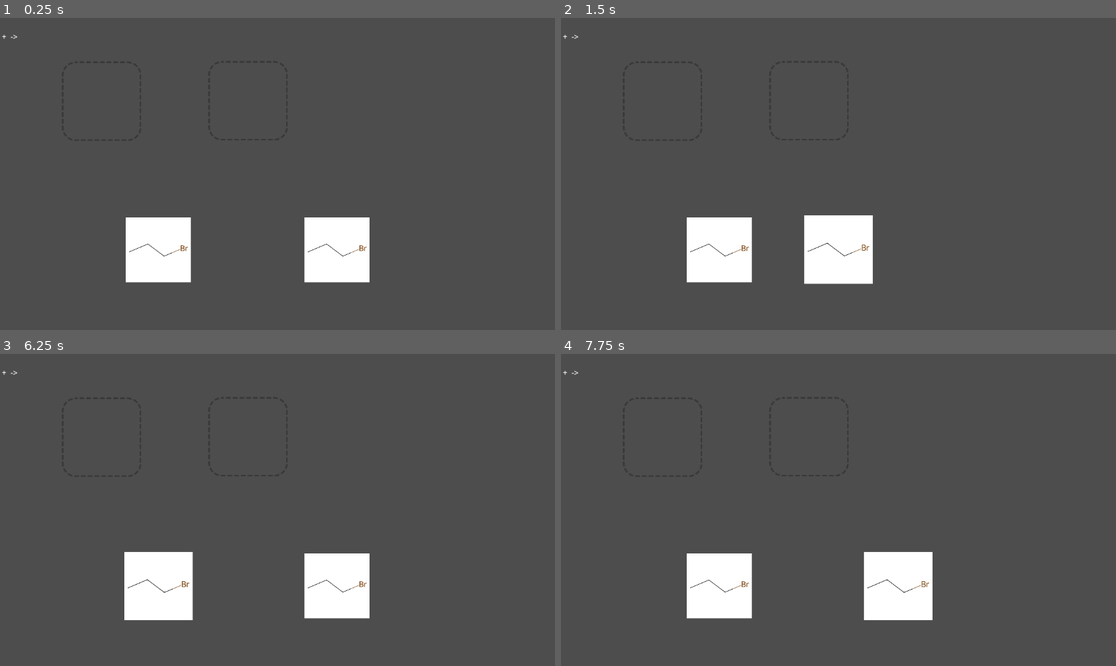
Above: before the commit, frames 1-4 (two rows, left to right).
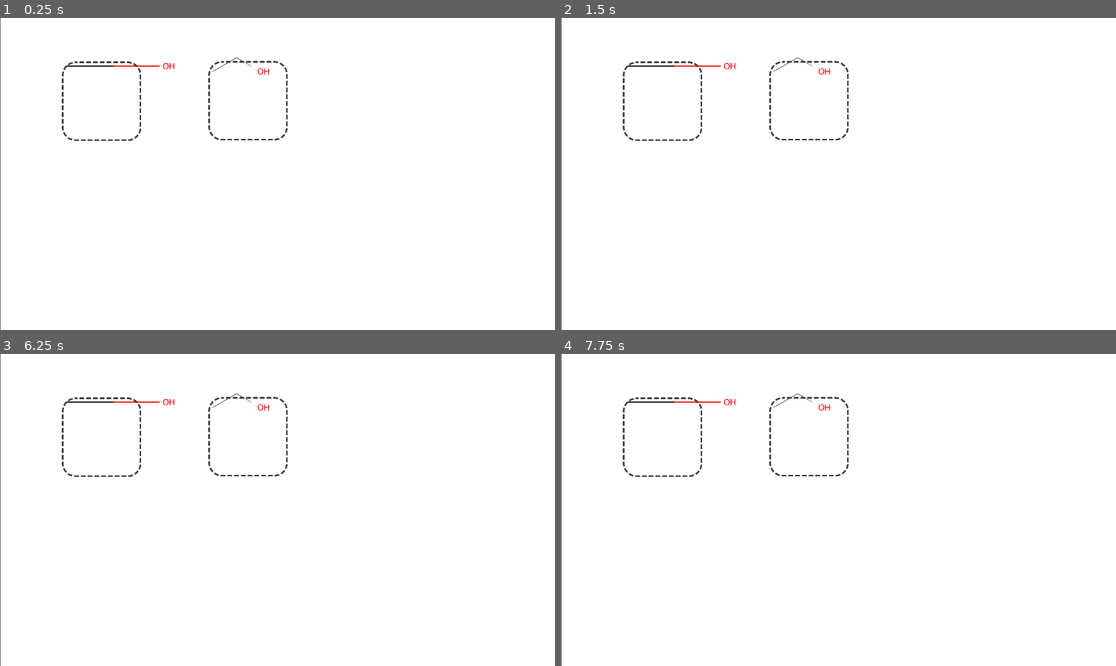
Above: after the commit, the same moments.

Repository: MuzaPro/organic-chem-quiz
Game: Godot game, scene res://scenes/quiz/QuizScreen.tscn
Two runs of this game, one before a commit and one after it. Both use one fixed random seed, a clock stepped at 60 frames per second and the inputs below.
Inputs (mouse positions are in pixels of both pictures, inside the frame that each line leads up to):
- Up to frame 1 (0.25 s): no input
- Up to frame 2 (1.5 s): tap Enter at 0.5 s; drag from (721, 248) to (899, 248) at 0.52 s; drag from (899, 248) to (721, 248) at 1.27 s
- Up to frame 3 (6.25 s): move the mouse to (333, 441) at 2.02 s; click (333, 441) at 2.17 s; tap Space at 2.75, 4.25, 5.75 s; drag from (249, 572) to (249, 435) at 2.77 s; tap Enter at 3.5, 5 s; move the mouse to (444, 556) at 3.52 s; click (444, 556) at 3.67 s; drag from (111, 463) to (249, 435) at 4.27 s; move the mouse to (305, 510) at 5.02 s; click (305, 510) at 5.17 s; drag from (194, 432) to (160, 584) at 5.77 s
- Up to frame 4 (7.75 s): move the mouse to (960, 494) at 6.52 s; click (960, 494) at 6.67 s; drag from (727, 525) to (899, 584) at 7.27 s

The runs differ from the first frame. In frame 1, 95% of the frame differs, in the area x 0-100%, y 0-100%; in frame 2, 95%; in frame 3, 95%; in frame 4, 95%.

Commit message:
Quiz Screen script to spawn molecules

Diff:
--- /dev/null
+++ b/organic-chem-quiz/assets/molecules/methanol.svg
@@ -0,0 +1,45 @@
+<?xml version='1.0' encoding='iso-8859-1'?>
+<svg version='1.1' baseProfile='full'
+              xmlns='http://www.w3.org/2000/svg'
+                      xmlns:rdkit='http://www.rdkit.org/xml'
+                      xmlns:xlink='http://www.w3.org/1999/xlink'
+                  xml:space='preserve'
+width='800px' height='800px' viewBox='0 0 800 800'>
+<!-- END OF HEADER -->
+<rect style='opacity:1.0;fill:#FFFFFF;stroke:none' width='800.0' height='800.0' x='0.0' y='0.0'> </rect>
+<path class='bond-0 atom-0 atom-1' d='M 150.9,399.8 L 366.1,399.8' style='fill:none;fill-rule:evenodd;stroke:#000000;stroke-width:6.0px;stroke-linecap:butt;stroke-linejoin:miter;stroke-opacity:1' />
+<path class='bond-0 atom-0 atom-1' d='M 366.1,399.8 L 581.4,399.8' style='fill:none;fill-rule:evenodd;stroke:#FF0000;stroke-width:6.0px;stroke-linecap:butt;stroke-linejoin:miter;stroke-opacity:1' />
+<path class='atom-1' d='M 596.5 399.9
+Q 596.5 393.1, 599.9 389.3
+Q 603.2 385.5, 609.5 385.5
+Q 615.8 385.5, 619.1 389.3
+Q 622.5 393.1, 622.5 399.9
+Q 622.5 406.7, 619.1 410.7
+Q 615.7 414.5, 609.5 414.5
+Q 603.3 414.5, 599.9 410.7
+Q 596.5 406.8, 596.5 399.9
+M 609.5 411.3
+Q 613.8 411.3, 616.1 408.5
+Q 618.5 405.5, 618.5 399.9
+Q 618.5 394.3, 616.1 391.5
+Q 613.8 388.7, 609.5 388.7
+Q 605.2 388.7, 602.8 391.5
+Q 600.5 394.3, 600.5 399.9
+Q 600.5 405.6, 602.8 408.5
+Q 605.2 411.3, 609.5 411.3
+' fill='#FF0000'/>
+<path class='atom-1' d='M 626.9 385.8
+L 630.7 385.8
+L 630.7 397.8
+L 645.2 397.8
+L 645.2 385.8
+L 649.1 385.8
+L 649.1 414.1
+L 645.2 414.1
+L 645.2 401.0
+L 630.7 401.0
+L 630.7 414.1
+L 626.9 414.1
+L 626.9 385.8
+' fill='#FF0000'/>
+</svg>
--- a/organic-chem-quiz/scenes/quiz/DraggableMolecule.tscn
+++ b/organic-chem-quiz/scenes/quiz/DraggableMolecule.tscn
@@ -1,7 +1,7 @@
 [gd_scene load_steps=4 format=3 uid="uid://c0dw3qjwsjl17"]
 
-[ext_resource type="Texture2D" uid="uid://bmn7nv82d5dxf" path="res://assets/molecules/1_bromopropane.svg" id="1_67un7"]
 [ext_resource type="Script" path="res://scripts/draggable_molecule.gd" id="1_tqda5"]
+[ext_resource type="Texture2D" uid="uid://bes3fok7wh8m0" path="res://assets/molecules/acetone.svg" id="2_dlnao"]
 
 [sub_resource type="RectangleShape2D" id="RectangleShape2D_61244"]
 size = Vector2(134, 135)
@@ -11,7 +11,7 @@
 
 [node name="CardImage" type="Sprite2D" parent="."]
 scale = Vector2(0.45, 0.45)
-texture = ExtResource("1_67un7")
+texture = ExtResource("2_dlnao")
 
 [node name="Area2D" type="Area2D" parent="."]
 collision_mask = 2
--- a/organic-chem-quiz/scenes/quiz/QuizScreen.tscn
+++ b/organic-chem-quiz/scenes/quiz/QuizScreen.tscn
@@ -1,10 +1,42 @@
-[gd_scene load_steps=4 format=3 uid="uid://utpdalufxmfj"]
+[gd_scene load_steps=7 format=3 uid="uid://utpdalufxmfj"]
 
 [ext_resource type="Script" path="res://scripts/molecule_bank_manager.gd" id="1_a1tw3"]
+[ext_resource type="Script" path="res://scripts/quiz_screen.gd" id="1_gso6n"]
 [ext_resource type="PackedScene" uid="uid://c0dw3qjwsjl17" path="res://scenes/quiz/DraggableMolecule.tscn" id="2_17jpi"]
 [ext_resource type="PackedScene" uid="uid://l0vjd5uehdj7" path="res://scenes/quiz/drop_zone.tscn" id="3_4gx64"]
 
+[sub_resource type="Gradient" id="Gradient_tnn65"]
+colors = PackedColorArray(1, 1, 1, 1, 1, 1, 1, 1)
+
+[sub_resource type="GradientTexture2D" id="GradientTexture2D_8w1j3"]
+gradient = SubResource("Gradient_tnn65")
+width = 1152
+height = 659
+
 [node name="Main" type="Node2D"]
+script = ExtResource("1_gso6n")
+
+[node name="Design" type="Control" parent="."]
+layout_mode = 3
+anchors_preset = 0
+offset_right = 40.0
+offset_bottom = 40.0
+
+[node name="CenterContainer" type="CenterContainer" parent="Design"]
+layout_mode = 1
+anchors_preset = 15
+anchor_right = 1.0
+anchor_bottom = 1.0
+offset_left = -1.0
+offset_top = -12.0
+offset_right = 1116.0
+offset_bottom = 610.0
+grow_horizontal = 2
+grow_vertical = 2
+
+[node name="TextureRect" type="TextureRect" parent="Design/CenterContainer"]
+layout_mode = 2
+texture = SubResource("GradientTexture2D_8w1j3")
 
 [node name="MoleculeBank" type="Node2D" parent="."]
 script = ExtResource("1_a1tw3")
--- a/organic-chem-quiz/scripts/draggable_molecule.gd
+++ b/organic-chem-quiz/scripts/draggable_molecule.gd
@@ -5,7 +5,18 @@
 signal hovered
 signal hovered_off
 
-var original_position: Vector2 # for tracking card position
+
+
+# Properties to identify the molecule
+@export var molecule_name: String = ""
+@export var sprite_path: String = ""
+
+# Node references
+@onready var card_image: Sprite2D = $CardImage
+@onready var area_2d: Area2D = $Area2D
+
+# Original card position for returning when not dropped in zone
+var original_position: Vector2
 
 
 # Called when the node enters the scene tree for the first time.
@@ -14,6 +25,26 @@
 	get_parent().connect_card_signals(self) # the connect_card_signals function lives in molecule_bank.gd script
 	original_position = position
 
+	#Load sprite if path is set
+	if sprite_path != "":
+		set_molecule_sprite(sprite_path)
+
+# Configure the molecule with all necessary data
+func configure(config: Dictionary) -> void:
+	if config.has("name"):
+		molecule_name = config.name
+	if config.has("sprite_path"):
+		set_molecule_sprite(config.sprite_path)
+
+
+# Set the molecule's sprite
+func set_molecule_sprite(path: String) -> void:
+	sprite_path = path
+	var texture = load(path)
+	if texture:
+		card_image.texture = texture
+	else:
+		print("Failed to load texture from path: ", path)
 
 # Called every frame. 'delta' is the elapsed time since the previous frame.
 func _process(delta: float) -> void:
@@ -28,3 +59,14 @@
 
 func get_original_position() -> Vector2:
 	return original_position
+
+# Reset position when not dropped in a valid zone
+func reset_position() -> void:
+	position = original_position
+
+# Method to get molecule data
+func get_molecule_data() -> Dictionary:
+	return {
+		"name": molecule_name,
+		"sprite_path": sprite_path
+	}
--- /dev/null
+++ b/organic-chem-quiz/scripts/quiz_screen.gd
@@ -0,0 +1,44 @@
+extends Node2D
+
+const DraggableMolecule = preload("res://scenes//quiz/DraggableMolecule.tscn")
+
+@onready var molecule_bank = $MoleculeBank
+
+# Example molecule data - later this will come from a question database
+var molecule_data = [
+	{
+		"name": "Methanol",
+		"sprite_path": "res://assets/molecules/methanol.svg"
+	},
+	{
+		"name": "Ethanol",
+		"sprite_path": "res://assets/molecules/ethanol.svg"
+	}
+]
+
+func _ready():
+	setup_current_question()
+
+func setup_current_question():
+	# Clear existing molecules if any
+	for child in molecule_bank.get_children():
+		child.queue_free()
+
+	# Create new molecule cards
+	var spacing = 250  # Adjust based on your card size
+	var start_x = 250 # Starting x position
+
+	for i in range(molecule_data.size()):
+		var molecule = DraggableMolecule.instantiate()
+		molecule_bank.add_child(molecule)
+
+		# Position the molecule in the bank
+		molecule.position = Vector2(start_x + (i * spacing), 100)
+
+		# Configure the molecule with its data
+		molecule.configure(molecule_data[i])
+
+# Function to add when implementing question switching
+func load_next_question():
+	# This will be implemented later when we add question management
+	pass
Not shown, added: organic-chem-quiz/assets/molecules/methanol.svg.import
